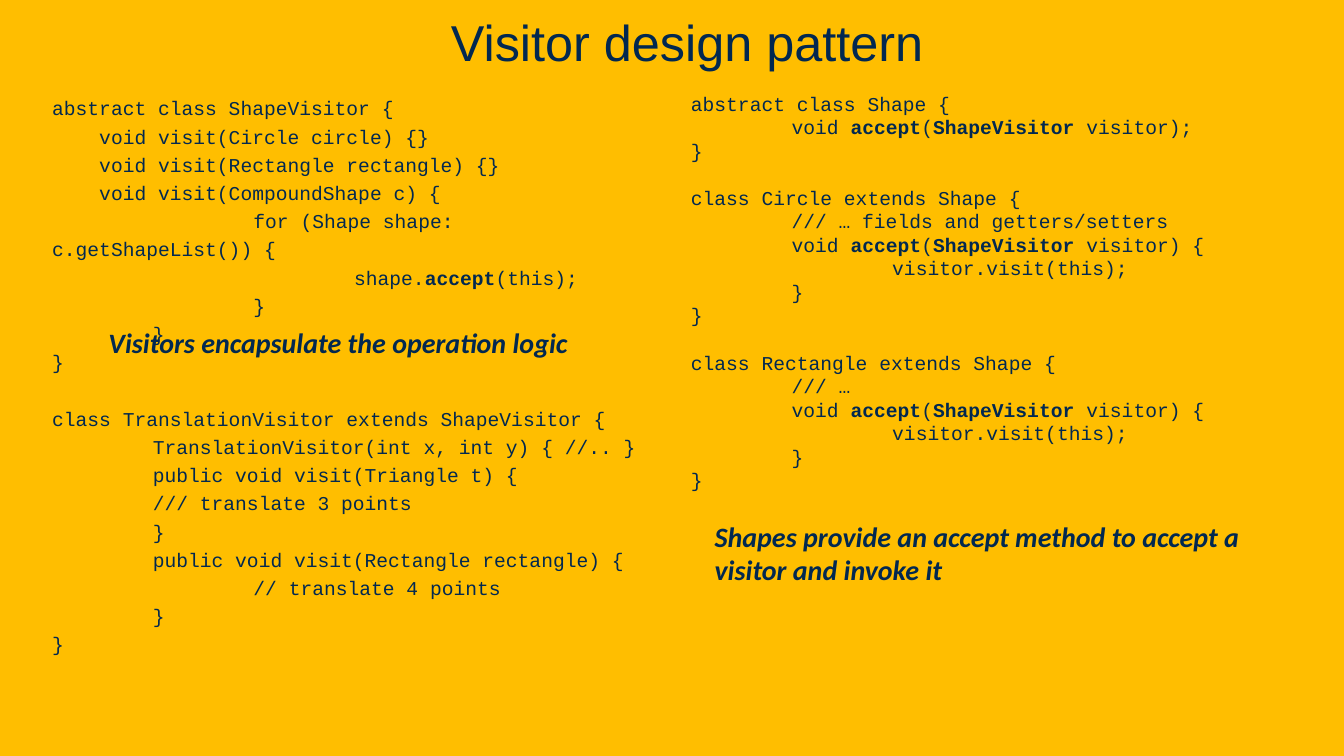
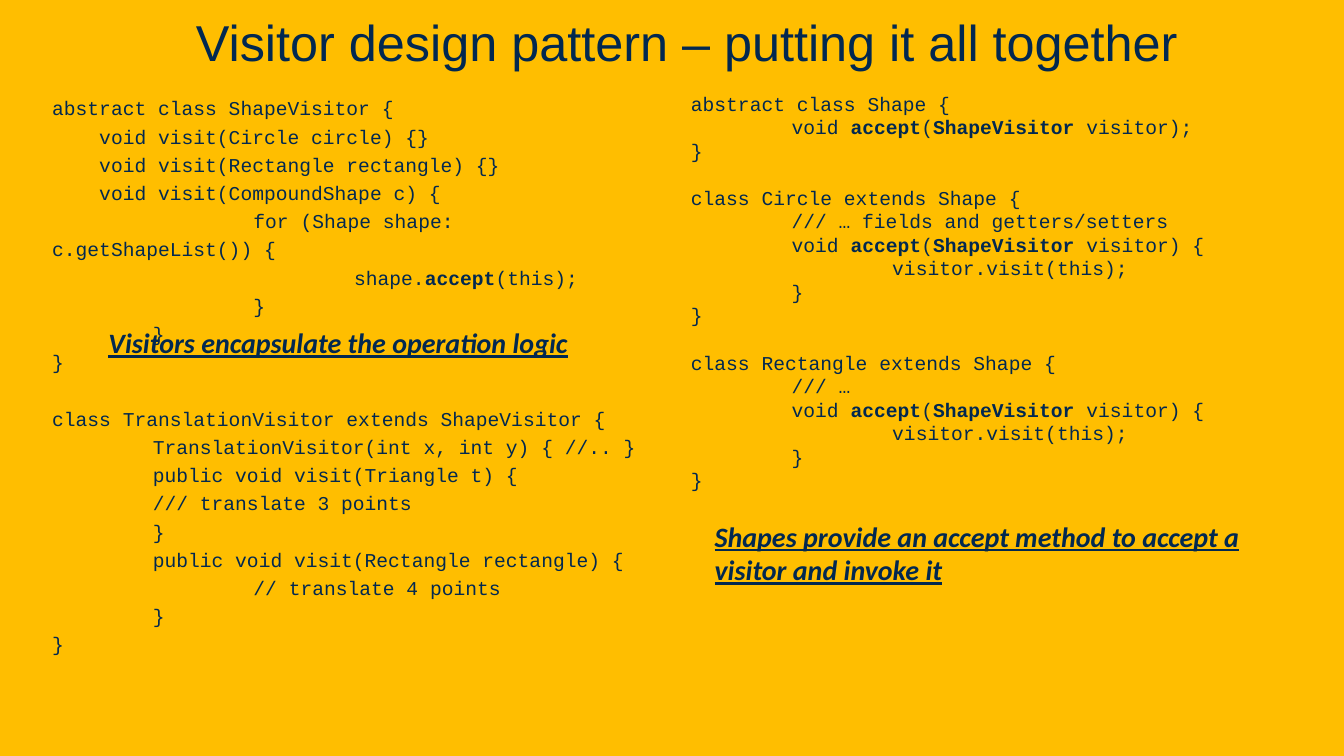
Before and after one commit to davsec-teaching/ecs160-f25, a slide deck: slide 134 of slides/8_design_patterns.pptx. Drawn at 1344x756 pixels with LibreOffice and Linux fonts; fonts in the diff are those of the drawing; background and template pictures are left out. Boxes give left, top, right and bottom in pixels: in the first picture for what was removed or moved away, otherwise in the second. Text is boxed around its words. In the diff, an @@ line names an element or a change of style, - is before the commit and + after.

```diff
--- a/slides/8_design_patterns.pptx
+++ b/slides/8_design_patterns.pptx
@@ title at box(196, 24, 1178, 71): text changed @@
-Visitor design pattern
+Visitor design pattern – putting it all together
@@ text "Visitors encapsulate the operation logic" at box(108, 330, 568, 358): underline on @@
@@ text "Shapes provide an accept method ..." at box(715, 527, 1239, 585): underline on @@
```
Also in this commit, not shown: 3 other slides changed, 2 slides added, 4 slides removed.
